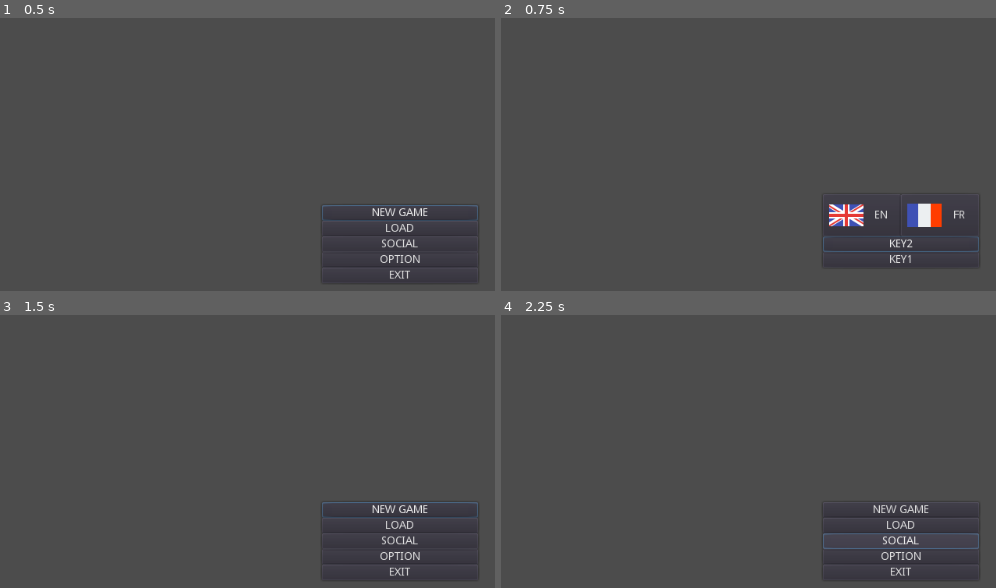
Above: before the commit, frames 1-4 (two rows, left to right).
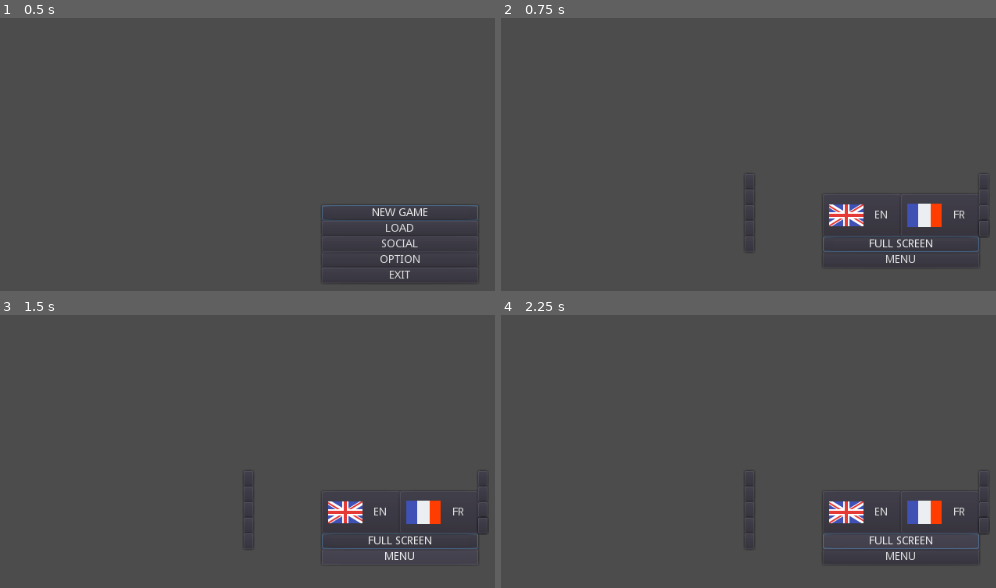
Above: after the commit, the same moments.

Repository: Corzeus/Base_203
Game: Godot game, scene res://scene/Menu/MAIN_MENU/MAIN.tscn
Two runs of this game, one before a commit and one after it. Both use one fixed random seed, a clock stepped at 60 frames per second and the inputs below.
Inputs (mouse positions are in pixels of both pictures, inside the frame that each line leads up to):
- Up to frame 1 (0.5 s): no input
- Up to frame 2 (0.75 s): click "OPTION" at 0.5 s
- Up to frame 3 (1.5 s): click "KEY1" (after the commit: "MENU") at 1.25 s
- Up to frame 4 (2.25 s): click (901, 541) at 2 s, where only the run after the commit has a clickable "FULL SCREEN"

Frame 1 is identical in both runs. In frame 2, 0.5% of the frame differs, in the area x 49-99%, y 62-90%; in frame 3, 2.3%, in the area x 49-99%, y 62-96%; in frame 4, 2.0%.

Commit message:
1.0.1.1.0

Diff:
--- a/Base203/project.godot
+++ b/Base203/project.godot
@@ -29,7 +29,19 @@
 
 [input]
 
-SAVE=[ Object(InputEventKey,"resource_local_to_scene":false,"resource_name":"","device":0,"alt":false,"shift":false,"control":true,"meta":false,"command":true,"pressed":false,"scancode":83,"unicode":0,"echo":false,"script":null)
+QUICK_SAVE=[ Object(InputEventKey,"resource_local_to_scene":false,"resource_name":"","device":0,"alt":false,"shift":false,"control":true,"meta":false,"command":true,"pressed":false,"scancode":83,"unicode":0,"echo":false,"script":null)
+ ]
+UP=[ Object(InputEventKey,"resource_local_to_scene":false,"resource_name":"","device":0,"alt":false,"shift":false,"control":false,"meta":false,"command":false,"pressed":false,"scancode":16777232,"unicode":0,"echo":false,"script":null)
+ ]
+DOWN=[ Object(InputEventKey,"resource_local_to_scene":false,"resource_name":"","device":0,"alt":false,"shift":false,"control":false,"meta":false,"command":false,"pressed":false,"scancode":16777234,"unicode":0,"echo":false,"script":null)
+ ]
+LEFT=[ Object(InputEventKey,"resource_local_to_scene":false,"resource_name":"","device":0,"alt":false,"shift":false,"control":false,"meta":false,"command":false,"pressed":false,"scancode":16777231,"unicode":0,"echo":false,"script":null)
+ ]
+RIGHT=[ Object(InputEventKey,"resource_local_to_scene":false,"resource_name":"","device":0,"alt":false,"shift":false,"control":false,"meta":false,"command":false,"pressed":false,"scancode":16777233,"unicode":0,"echo":false,"script":null)
+ ]
+ESCAPE=[ Object(InputEventKey,"resource_local_to_scene":false,"resource_name":"","device":0,"alt":false,"shift":false,"control":false,"meta":false,"command":false,"pressed":false,"scancode":16777217,"unicode":0,"echo":false,"script":null)
+ ]
+ACCEPT=[ Object(InputEventJoypadButton,"resource_local_to_scene":false,"resource_name":"","device":0,"button_index":0,"pressure":0.0,"pressed":false,"script":null)
  ]
 
 [locale]
--- a/Base203/scene/Menu/OPTION/option.gd
+++ b/Base203/scene/Menu/OPTION/option.gd
@@ -6,8 +6,14 @@
 func _process(delta):
 	if Input.is_joy_known(0):
 		ProjectSettings.set_setting("Config/input/Controler_Mode",true)
+		get_tree().call_group("Auto_focus","grab_focus")
+		get_tree().call_group("KEYBOARD","Set(visible,false)")
+		get_tree().call_group("GAMEPAD","Set(visible,true)")
 	else:
 		ProjectSettings.set_setting("Config/input/Controler_Mode",false)
+		get_tree().call_group("Auto_focus","grab_focus")
+		get_tree().call_group("KEYBOARD","Set(visible,true)")
+		get_tree().call_group("GAMEPAD","Set(visible,false)")
 
 func _on_FULL_SCREEN_pressed():
 	if (OS.is_window_fullscreen()):
--- a/Base203/scene/Menu/OPTION/option.tscn
+++ b/Base203/scene/Menu/OPTION/option.tscn
@@ -182,53 +182,6 @@
 type = 4
 value = "Config/input/Controler_Mode"
 
-[sub_resource type="VisualScriptFunctionCall" id=12]
-
-_default_input_values = [ 0, null, null ]
-call_mode = 1
-base_type = "Label"
-node_path = NodePath("Label")
-argument_cache = {
-"args": [ {
-"class_name": "Control.LayoutPreset",
-"hint": 0,
-"hint_string": "",
-"name": "preset",
-"type": 2,
-"usage": 262151
-}, {
-"class_name": "Control.LayoutPresetMode",
-"hint": 0,
-"hint_string": "",
-"name": "resize_mode",
-"type": 2,
-"usage": 262151
-}, {
-"class_name": "",
-"hint": 0,
-"hint_string": "",
-"name": "margin",
-"type": 2,
-"usage": 7
-} ],
-"default_args": [  ],
-"flags": 1,
-"id": 0,
-"name": "",
-"return": {
-"class_name": "",
-"hint": 0,
-"hint_string": "",
-"name": "",
-"type": 0,
-"usage": 7
-}
-}
-function = "set_margins_preset"
-use_default_args = 2
-validate = true
-rpc_call_mode = 0
-
 [sub_resource type="VisualScript" id=13]
 
 data = {
@@ -237,8 +190,8 @@
 "data_connections": [ 10, 1, 3, 0, 5, 0, 4, 0, 6, 0, 5, 0, 3, 0, 6, 0, 3, 1, 7, 0, 9, 0, 10, 0, 13, 0, 12, 0, 14, 0, 13, 0, 7, 0, 5, 1 ],
 "function_id": 0,
 "name": "_process",
-"nodes": [ 0, Vector2( 0, 0 ), SubResource( 1 ), 3, Vector2( …(374 unchanged characters)… , Vector2( -20, 220 ), SubResource( 11 ), 16, Vector2( -140, 440 ), SubResource( 12 ) ],
-"scroll": Vector2( -349.15, 264 ),
+"nodes": [ 0, Vector2( 0, 0 ), SubResource( 1 ), 3, Vector2( …(374 unchanged characters)… , Vector2( -20, 220 ), SubResource( 11 ) ],
+"scroll": Vector2( -349.15, 88 ),
 "sequence_connections": [ 0, 0, 4, 4, 0, 12 ]
 } ],
 "signals": [  ],
@@ -271,7 +224,7 @@
 enabled_focus_mode = 2
 shortcut = null
 group = null
-text = "KEY1"
+text = "MENU"
 flat = false
 align = 1
 script = ExtResource( 2 )
@@ -358,7 +311,7 @@
 enabled_focus_mode = 2
 shortcut = null
 group = null
-text = "KEY2"
+text = "FULL SCREEN"
 flat = false
 align = 1
 _sections_unfolded = [ "Focus", "Mouse", "Rect" ]
@@ -374,7 +327,6 @@
 margin_bottom = -20.0
 rect_pivot_offset = Vector2( 0, 0 )
 rect_clip_content = false
-focus_neighbour_left = NodePath("../To_FR")
 focus_neighbour_right = NodePath("../To_FR")
 focus_neighbour_bottom = NodePath("../FULL_SCREEN")
 focus_next = NodePath("../To_FR")
@@ -391,7 +343,7 @@
 icon = ExtResource( 4 )
 flat = false
 align = 1
-_sections_unfolded = [ "Focus", "Rect" ]
+_sections_unfolded = [ "Focus", "Pause", "Rect" ]
 
 [node name="To_FR" type="Button" parent="." index="5"]
 
@@ -405,7 +357,6 @@
 rect_pivot_offset = Vector2( 0, 0 )
 rect_clip_content = false
 focus_neighbour_left = NodePath("../To_EN")
-focus_neighbour_right = NodePath("../To_EN")
 focus_neighbour_bottom = NodePath("../FULL_SCREEN")
 focus_next = NodePath("../FULL_SCREEN")
 focus_previous = NodePath("../To_EN")
@@ -424,6 +375,257 @@
 align = 1
 _sections_unfolded = [ "Focus", "Rect" ]
 
+[node name="KEYBOARD_MODE" type="Node2D" parent="." index="6" groups=[
+"KEYBOARD",
+]]
+
+position = Vector2( -200, -100 )
+_sections_unfolded = [ "Transform" ]
+
+[node name="UP" type="Button" parent="KEYBOARD_MODE" index="0"]
+
+anchor_left = 0.0
+anchor_top = 0.0
+anchor_right = 0.0
+anchor_bottom = 0.0
+margin_right = 12.0
+margin_bottom = 20.0
+rect_pivot_offset = Vector2( 0, 0 )
+rect_clip_content = false
+focus_mode = 2
+mouse_filter = 0
+mouse_default_cursor_shape = 0
+size_flags_horizontal = 1
+size_flags_vertical = 1
+toggle_mode = false
+enabled_focus_mode = 2
+shortcut = null
+group = null
+flat = false
+align = 1
+
+[node name="DOWN" type="Button" parent="KEYBOARD_MODE" index="1"]
+
+anchor_left = 0.0
+anchor_top = 0.0
+anchor_right = 0.0
+anchor_bottom = 0.0
+margin_top = 20.0
+margin_right = 12.0
+margin_bottom = 40.0
+rect_pivot_offset = Vector2( 0, 0 )
+rect_clip_content = false
+focus_mode = 2
+mouse_filter = 0
+mouse_default_cursor_shape = 0
+size_flags_horizontal = 1
+size_flags_vertical = 1
+toggle_mode = false
+enabled_focus_mode = 2
+shortcut = null
+group = null
+flat = false
+align = 1
+_sections_unfolded = [ "Rect" ]
+
+[node name="LEFT" type="Button" parent="KEYBOARD_MODE" index="2"]
+
+anchor_left = 0.0
+anchor_top = 0.0
+anchor_right = 0.0
+anchor_bottom = 0.0
+margin_top = 40.0
+margin_right = 12.0
+margin_bottom = 60.0
+rect_pivot_offset = Vector2( 0, 0 )
+rect_clip_content = false
+focus_mode = 2
+mouse_filter = 0
+mouse_default_cursor_shape = 0
+size_flags_horizontal = 1
+size_flags_vertical = 1
+toggle_mode = false
+enabled_focus_mode = 2
+shortcut = null
+group = null
+flat = false
+align = 1
+_sections_unfolded = [ "Rect" ]
+
+[node name="RIGHT" type="Button" parent="KEYBOARD_MODE" index="3"]
+
+anchor_left = 0.0
+anchor_top = 0.0
+anchor_right = 0.0
+anchor_bottom = 0.0
+margin_top = 60.0
+margin_right = 12.0
+margin_bottom = 80.0
+rect_pivot_offset = Vector2( 0, 0 )
+rect_clip_content = false
+focus_mode = 2
+mouse_filter = 0
+mouse_default_cursor_shape = 0
+size_flags_horizontal = 1
+size_flags_vertical = 1
+toggle_mode = false
+enabled_focus_mode = 2
+shortcut = null
+group = null
+flat = false
+align = 1
+_sections_unfolded = [ "Rect" ]
+
+[node name="ESCAPE" type="Button" parent="KEYBOARD_MODE" index="4"]
+
+anchor_left = 0.0
+anchor_top = 0.0
+anchor_right = 0.0
+anchor_bottom = 0.0
+margin_top = 80.0
+margin_right = 12.0
+margin_bottom = 100.0
+rect_pivot_offset = Vector2( 0, 0 )
+rect_clip_content = false
+focus_mode = 2
+mouse_filter = 0
+mouse_default_cursor_shape = 0
+size_flags_horizontal = 1
+size_flags_vertical = 1
+toggle_mode = false
+enabled_focus_mode = 2
+shortcut = null
+group = null
+flat = false
+align = 1
+_sections_unfolded = [ "Rect" ]
+
+[node name="GAMEPAD_MODE" type="Node2D" parent="." index="7" groups=[
+"GAMEPAD",
+]]
+
+position = Vector2( 100, -100 )
+_sections_unfolded = [ "Transform" ]
+
+[node name="ACCEPT" type="Button" parent="GAMEPAD_MODE" index="0"]
+
+anchor_left = 0.0
+anchor_top = 0.0
+anchor_right = 0.0
+anchor_bottom = 0.0
+margin_right = 12.0
+margin_bottom = 20.0
+rect_pivot_offset = Vector2( 0, 0 )
+rect_clip_content = false
+focus_mode = 2
+mouse_filter = 0
+mouse_default_cursor_shape = 0
+size_flags_horizontal = 1
+size_flags_vertical = 1
+toggle_mode = false
+enabled_focus_mode = 2
+shortcut = null
+group = null
+flat = false
+align = 1
+_sections_unfolded = [ "Rect" ]
+
+[node name="DOWN2" type="Button" parent="GAMEPAD_MODE" index="1"]
+
+anchor_left = 0.0
+anchor_top = 0.0
+anchor_right = 0.0
+anchor_bottom = 0.0
+margin_top = 20.0
+margin_right = 12.0
+margin_bottom = 40.0
+rect_pivot_offset = Vector2( 0, 0 )
+rect_clip_content = false
+focus_mode = 2
+mouse_filter = 0
+mouse_default_cursor_shape = 0
+size_flags_horizontal = 1
+size_flags_vertical = 1
+toggle_mode = false
+enabled_focus_mode = 2
+shortcut = null
+group = null
+flat = false
+align = 1
+_sections_unfolded = [ "Rect" ]
+
+[node name="LEFT2" type="Button" parent="GAMEPAD_MODE" index="2"]
+
+anchor_left = 0.0
+anchor_top = 0.0
+anchor_right = 0.0
+anchor_bottom = 0.0
+margin_top = 40.0
+margin_right = 12.0
+margin_bottom = 60.0
+rect_pivot_offset = Vector2( 0, 0 )
+rect_clip_content = false
+focus_mode = 2
+mouse_filter = 0
+mouse_default_cursor_shape = 0
+size_flags_horizontal = 1
+size_flags_vertical = 1
+toggle_mode = false
+enabled_focus_mode = 2
+shortcut = null
+group = null
+flat = false
+align = 1
+_sections_unfolded = [ "Rect" ]
+
+[node name="RIGHT2" type="Button" parent="GAMEPAD_MODE" index="3"]
+
+anchor_left = 0.0
+anchor_top = 0.0
+anchor_right = 0.0
+anchor_bottom = 0.0
+margin_top = 60.0
+margin_right = 12.0
+margin_bottom = 80.0
+rect_pivot_offset = Vector2( 0, 0 )
+rect_clip_content = false
+focus_mode = 2
+mouse_filter = 0
+mouse_default_cursor_shape = 0
+size_flags_horizontal = 1
+size_flags_vertical = 1
+toggle_mode = false
+enabled_focus_mode = 2
+shortcut = null
+group = null
+flat = false
+align = 1
+_sections_unfolded = [ "Rect" ]
+
+[node name="PAUSE" type="Button" parent="GAMEPAD_MODE" index="4"]
+
+anchor_left = 0.0
+anchor_top = 0.0
+anchor_right = 0.0
+anchor_bottom = 0.0
+margin_top = 60.0
+margin_right = 12.0
+margin_bottom = 80.0
+rect_pivot_offset = Vector2( 0, 0 )
+rect_clip_content = false
+focus_mode = 2
+mouse_filter = 0
+mouse_default_cursor_shape = 0
+size_flags_horizontal = 1
+size_flags_vertical = 1
+toggle_mode = false
+enabled_focus_mode = 2
+shortcut = null
+group = null
+flat = false
+align = 1
+_sections_unfolded = [ "Rect" ]
+
 [connection signal="pressed" from="GO_BACK" to="GO_BACK" method="_on_GO_BACK_pressed"]
 
 [connection signal="pressed" from="FULL_SCREEN" to="." method="_on_FULL_SCREEN_pressed"]
Binary file removed: Base203/logs/log-2018-09-06-19-28-43.txt
Binary file removed: Base203/logs/log-2018-09-06-19-29-18.txt
Binary file removed: Base203/logs/log-2018-09-06-19-29-55.txt
Binary file removed: Base203/logs/log-2018-09-06-19-30-16.txt
Binary file added: Base203/logs/log-2018-09-07-19-16-30.txt
Not shown, added: Base203/logs/log-2018-09-08-11-35-42.txt
Not shown, added: Base203/logs/log-2018-09-08-12-03-22.txt
Binary file added: Base203/logs/log-2018-09-08-12-03-44.txt
Not shown, changed: Base203/logs/log.txt
Not shown: 1 places in Base203/scene/Menu/OPTION/option.tscn that only renumber resources
Not shown, changed: CONTRIBUTING.md
